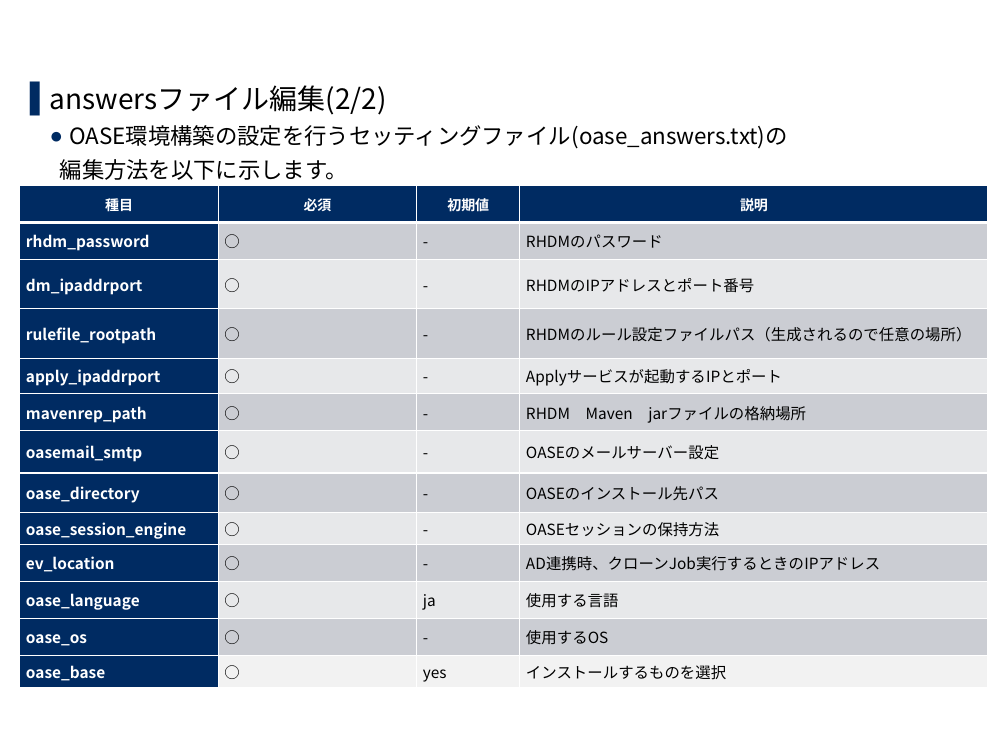
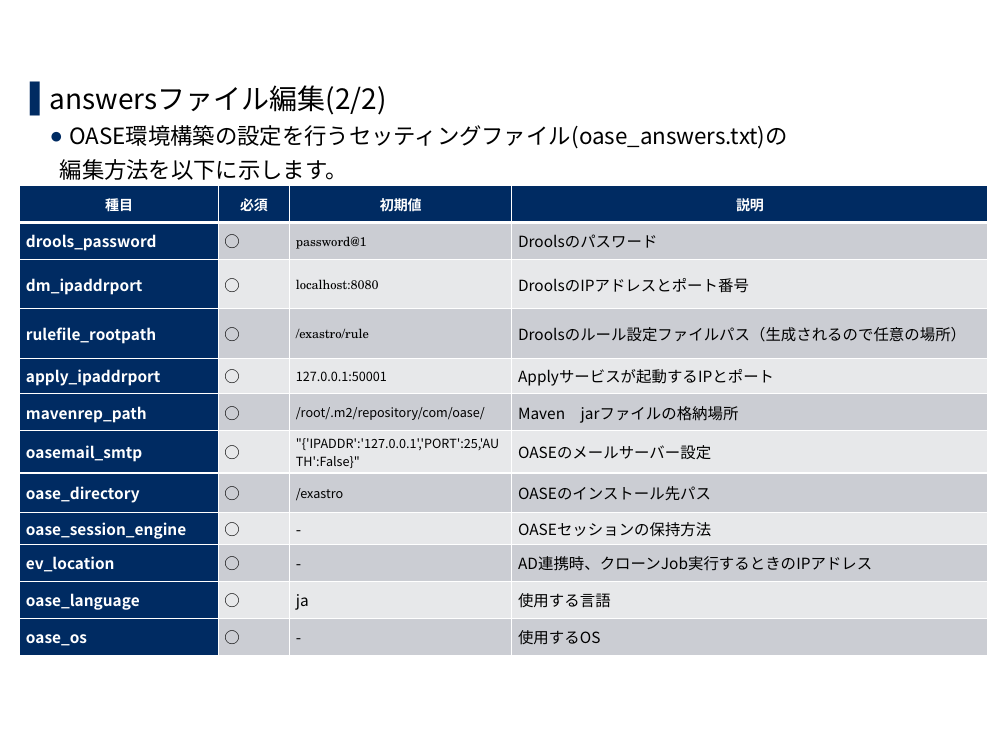
Before and after one commit to exastro-suite/oase-docs, a slide deck: slide 13 of asset/Learn_ja/OASE-online-install_ja.pptx (slide 15 before the commit). Drawn at 1008x756 pixels with LibreOffice and Linux fonts; fonts in the diff are those of the drawing; background and template pictures are left out. Boxes give left, top, right and bottom in pixels: in the first picture for what was removed or moved away, otherwise in the second. Text is boxed around its words. In the diff, an @@ line names an element or a change of style, - is before the commit and + after.

```diff
--- a/asset/Learn_ja/OASE-online-install_ja.pptx
+++ b/asset/Learn_ja/OASE-online-install_ja.pptx
@@ table at bbox=[20, 185, 989, 656] @@
-row 2: rhdm_password | ○ | - | RHDMのパスワード
+row 2: drools_password | ○ | password@1 | Droolsのパスワード
-row 3, column 3: -
+row 3, column 3: localhost:8080
-row 3, column 4: RHDMのIPアドレスとポート番号
+row 3, column 4: DroolsのIPアドレスとポート番号
-row 4, column 3: -
+row 4, column 3: /exastro/rule
-row 4, column 4: RHDMのルール設定ファイルパス（生成されるので任意の場所）
+row 4, column 4: Droolsのルール設定ファイルパス（生成されるので任意の場所）
-row 5, column 3: -
+row 5, column 3: 127.0.0.1:50001
-row 6, column 3: -
+row 6, column 3: /root/.m2/repository/com/oase/
-row 6, column 4: RHDM Maven jarファイルの格納場所
+row 6, column 4: Maven jarファイルの格納場所
@@ row 7, column 3: "-" to ""{'IPADDR':'127.0.0.1','PORT':25,'AUTH':False}"" @@
-row 8, column 3: -
+row 8, column 3: /exastro
-row 13: oase_base | ○ | yes | インストールするものを選択
```
Also in this commit, not shown: 15 other slides changed, 2 slides removed, 1 other file.
